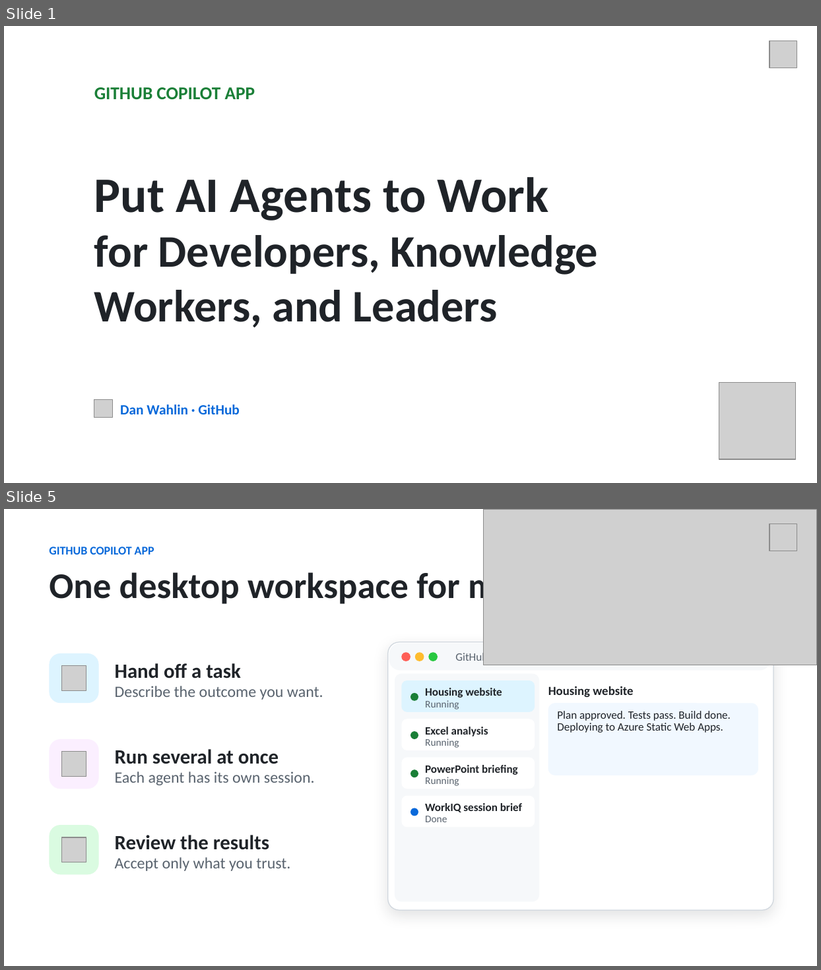
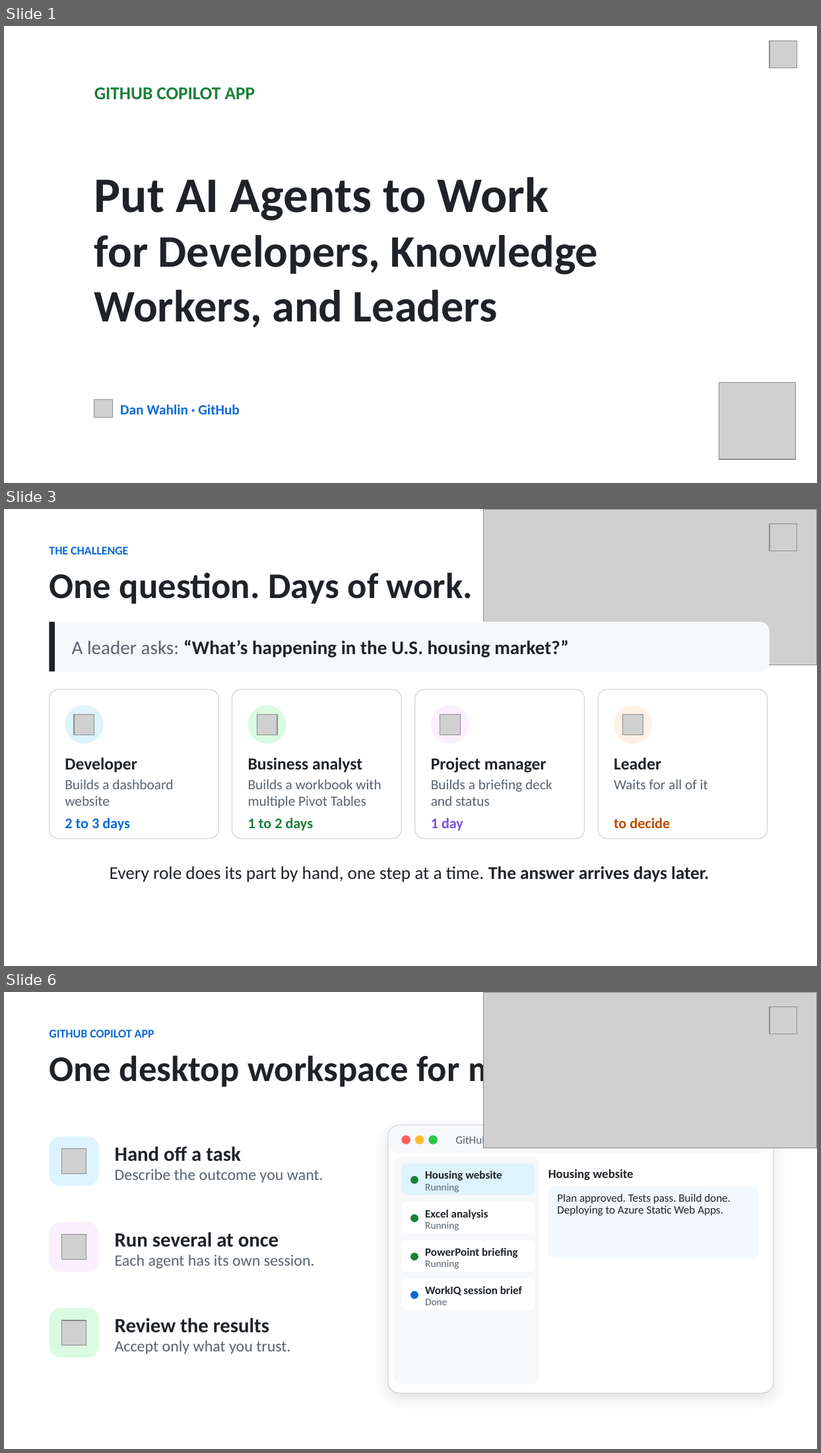
Before and after one commit to DanWahlin/housing-market-demo, a slide deck: talk/copilot-app-put-ai-agents-to-work.pptx. Shown one above the other, each under a label of ours: slides 1 and 5 before the commit, slides 1, 3 and 6 after it; the slides between them are not shown. The pictures are 821x970 and 821x1453 pixels, drawn with LibreOffice and Linux fonts; fonts in the diff are those of the drawing; grey boxes stand for pictures; background and template pictures are left out. Boxes give left, top, right and bottom in pixels: in the first picture for what was removed or moved away, otherwise in the second. Text is boxed around its words. In the diff, an @@ line names an element or a change of style, - is before the commit and + after.

```diff
--- a/talk/copilot-app-put-ai-agents-to-work.pptx
+++ b/talk/copilot-app-put-ai-agents-to-work.pptx
@@ slide 3 added at (x1=4, y1=509, x2=817, y2=966), background #FFFFFF @@
@@ picture added at (x1=484, y1=509, x2=817, y2=665) @@
@@ picture added at (x1=770, y1=524, x2=797, y2=551) @@
@@ text added at (x1=49, y1=547, x2=128, y2=555), 10.5 pt, text #0969DA, bold @@
+THE CHALLENGE
@@ text added at (x1=49, y1=572, x2=473, y2=604), 32 pt, text #1F2328, bold @@
+One question. Days of work.
@@ rounded rectangle added at (x1=50, y1=622, x2=770, y2=671), fill #F6F8FA @@
@@ rectangle added at (x1=50, y1=622, x2=55, y2=671), fill #1F2328 @@
@@ text added at (x1=72, y1=640, x2=569, y2=657), 17 pt, text #1F2328, bold @@
+A leader asks: “What’s happening in the U.S. housing market?”
@@ rounded rectangle added at (x1=50, y1=690, x2=218, y2=838), fill #FFFFFF, outline #D0D7DE 0.75 pt @@
@@ rounded rectangle added at (x1=65, y1=706, x2=103, y2=744), fill #DDF4FF @@
@@ rounded rectangle added at (x1=232, y1=690, x2=401, y2=838), fill #FFFFFF, outline #D0D7DE 0.75 pt @@
@@ rounded rectangle added at (x1=248, y1=706, x2=286, y2=744), fill #DAFBE1 @@
@@ rounded rectangle added at (x1=415, y1=690, x2=585, y2=838), fill #FFFFFF, outline #D0D7DE 0.75 pt @@
@@ rounded rectangle added at (x1=431, y1=706, x2=469, y2=744), fill #FBEFFF @@
@@ rounded rectangle added at (x1=599, y1=690, x2=768, y2=838), fill #FFFFFF, outline #D0D7DE 0.75 pt @@
@@ rounded rectangle added at (x1=614, y1=706, x2=652, y2=744), fill #FFF1E5 @@
@@ picture added at (x1=74, y1=715, x2=94, y2=735) @@
@@ picture added at (x1=257, y1=715, x2=277, y2=735) @@
@@ picture added at (x1=440, y1=715, x2=460, y2=735) @@
@@ picture added at (x1=623, y1=715, x2=643, y2=735) @@
@@ text added at (x1=65, y1=758, x2=137, y2=772), 15 pt, text #1F2328, bold @@
+Developer
@@ text added at (x1=248, y1=758, x2=362, y2=772), 15 pt, text #1F2328, bold @@
+Business analyst
@@ text added at (x1=431, y1=758, x2=547, y2=773), 15 pt, text #1F2328, bold @@
+Project manager
@@ text added at (x1=614, y1=758, x2=661, y2=770), 15 pt, text #1F2328, bold @@
+Leader
@@ text added at (x1=65, y1=780, x2=173, y2=806), 12.5 pt, text #59636E @@
+Builds a dashboard website
@@ text added at (x1=248, y1=780, x2=382, y2=809), 12.5 pt, text #59636E @@
+Builds a workbook with multiple Pivot Tables
@@ text added at (x1=431, y1=780, x2=552, y2=806), 12.5 pt, text #59636E @@
+Builds a briefing deck and status
@@ text added at (x1=614, y1=780, x2=708, y2=789), 12.5 pt, text #59636E @@
+Waits for all of it
@@ text added at (x1=65, y1=818, x2=130, y2=831), 13 pt, text #0969DA, bold @@
+2 to 3 days
@@ text added at (x1=248, y1=818, x2=314, y2=831), 13 pt, text #1A7F37, bold @@
+1 to 2 days
@@ text added at (x1=431, y1=818, x2=463, y2=831), 13 pt, text #8250DF, bold @@
+1 day
@@ text added at (x1=614, y1=818, x2=670, y2=828), 13 pt, text #BC4C00, bold @@
+to decide
@@ text added at (x1=110, y1=866, x2=709, y2=883), 16 pt, text #1F2328 @@
+Every role does its part by hand, one step at a time. The answer arrives days later.
@@ what was slide 5 is now slide 6 @@
```
Also in this commit, not shown: 2 slides changed, 1 other slide added, 1 slide removed.
